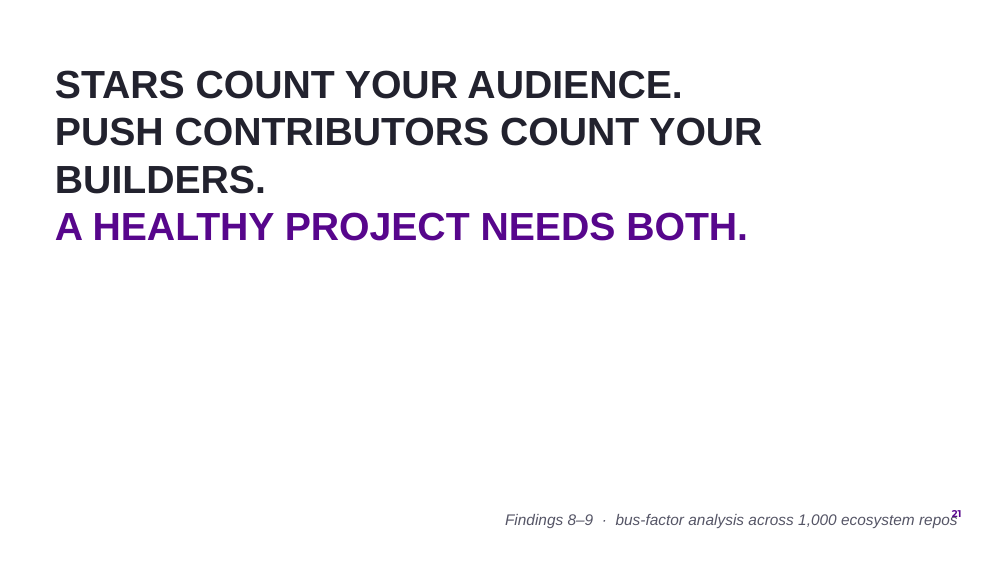
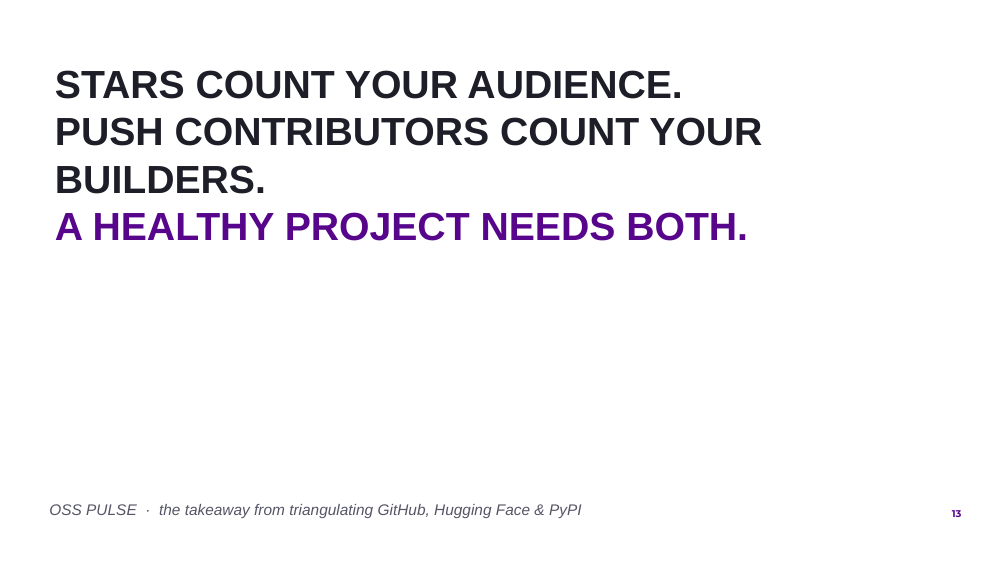
Before and after one commit to by2566-hash/OSS_Pulse, a slide deck: slide 13 of report/presentation/group9_oss_pulse.pptx (slide 21 before the commit). Drawn at 1008x567 pixels with LibreOffice and Linux fonts; fonts in the diff are those of the drawing; background and template pictures are left out. Boxes give left, top, right and bottom in pixels: in the first picture for what was removed or moved away, otherwise in the second. Text is boxed around its words. In the diff, an @@ line names an element or a change of style, - is before the commit and + after.

```diff
--- a/report/presentation/group9_oss_pulse.pptx
+++ b/report/presentation/group9_oss_pulse.pptx
@@ text added at [49,504,582,518], 11 pt, text #555566, italic @@
+OSS PULSE · the takeaway from triangulating GitHub, Hugging Face & PyPI
@@ text removed at [505,512,958,528] @@
-Findings 8–9 · bus-factor analysis across 1,000 ecosystem repos
@@ page number at [952,510,962,517]: text changed @@
-21
+13
```
Also in this commit, not shown: 4 other slides changed, 10 slides added, 20 slides removed, 21 other files.
